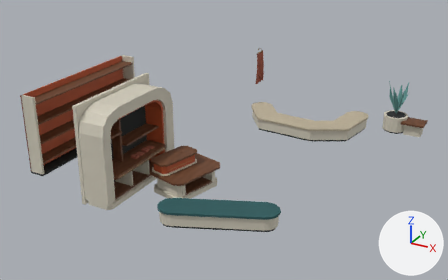
What one commit did to the glTF model external_packages/shopping_promenade_20261009/exports/SHOP_D09_S72_A366__fitout.glb.
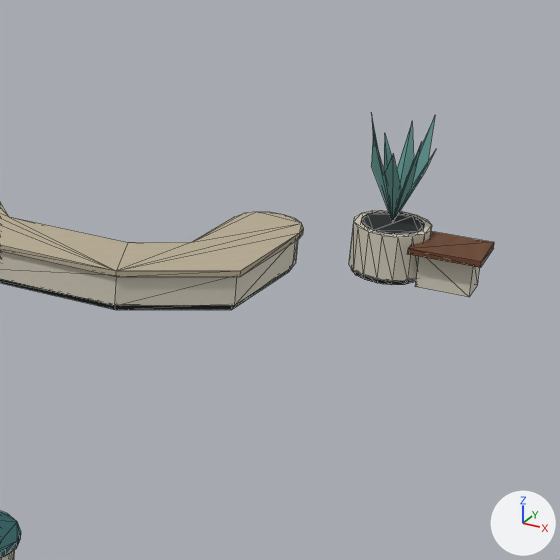
Old and new are each drawn whole from a 50 mm lens placed at (8.51, -16.81, 8.87), pointed at (-0.48, -0.46, 0.69) and again close up on the part from 61% to 100% of the width and 16% to 78% of the height. Lighting does not change. The marker at lower right points along +X, +Y and +Z. The last two pictures show the newer version. The close-ups show mesh edges as thin lines. Vertices at exactly the same position are counted once.

The first close-up shows 'SHOP_D09_S72_A366__fitout__dark_rubber', 'SHOP_D09_S72_A366__fitout__ivory_enamel', 'SHOP_D09_S72_A366__fitout__oatmeal_weave', 'SHOP_D09_S72_A366__fitout__quiet_teal', 'SHOP_D09_S72_A366__fitout__teal_weave', 'SHOP_D09_S72_A366__fitout__warm_walnut'.
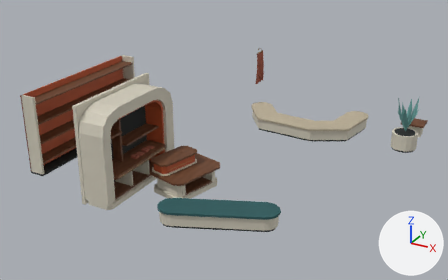
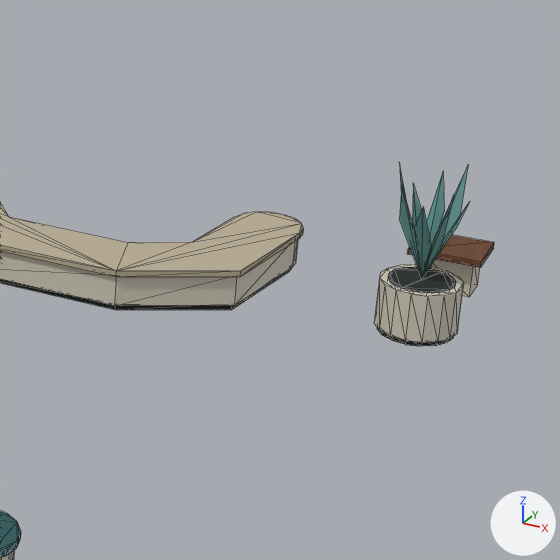
Diff of the bpy script that builds the scene:
```diff
--- a/external_packages/shopping_promenade_20261009/exports/SHOP_D09_S72_A366__fitout.glb.py
+++ b/external_packages/shopping_promenade_20261009/exports/SHOP_D09_S72_A366__fitout.glb.py
@@ me_shop_d09_s72_a366__fitout__dark_rubber @@
 # used by ob_shop_d09_s72_a366__fitout__dark_rubber; location = (0.0, 0.0, 0.0)
-me_shop_d09_s72_a366__fitout__dark_rubber.from_pydata(...)  # 272 vertices, 488 faces; spans x -5.35..4.2, y -5.0..5.2, z 0.0..2.49
+me_shop_d09_s72_a366__fitout__dark_rubber.from_pydata(...)  # 272 vertices, 488 faces; spans x -5.35..4.9, y -5.0..4.62, z 0.0..2.49
+# me_shop_d09_s72_a366__fitout__dark_rubber part 1: the loose piece of 32 vertices spanning x 3.4..4.2, y 4.4..5.2, z 0.0..0.06 is moved by (0.7, -1.5, 0.0)
+# me_shop_d09_s72_a366__fitout__dark_rubber part 2: the loose piece of 32 vertices spanning x 3.45..4.15, y 4.45..5.15, z 0.56..0.6 is moved by (0.7, -1.5, 0.0)
 me_shop_d09_s72_a366__fitout__dark_rubber.materials.append(mat_astraea_dark_rubber)
@@ me_shop_d09_s72_a366__fitout__ivory_enamel @@
 # used by ob_shop_d09_s72_a366__fitout__ivory_enamel; location = (0.0, 0.0, 0.0)
-me_shop_d09_s72_a366__fitout__ivory_enamel.from_pydata(...)  # 348 vertices, 654 faces; spans x -5.35..4.8, y -5.05..5.24, z 0.0..3.0
+me_shop_d09_s72_a366__fitout__ivory_enamel.from_pydata(...)  # 348 vertices, 654 faces; spans x -5.35..4.93, y -5.05..4.9, z 0.0..3.0
+# me_shop_d09_s72_a366__fitout__ivory_enamel part 3: the loose piece of 32 vertices spanning x 3.37..4.24, y 4.36..5.24, z 0.06..0.59 is moved by (0.7, -1.5, 0.0)
 me_shop_d09_s72_a366__fitout__ivory_enamel.materials.append(mat_astraea_ivory_enamel)
@@ me_shop_d09_s72_a366__fitout__quiet_teal @@
 # used by ob_shop_d09_s72_a366__fitout__quiet_teal; location = (0.0, 0.0, 0.0)
-me_shop_d09_s72_a366__fitout__quiet_teal.from_pydata(...)  # 25 vertices, 16 faces; spans x 3.42..4.18, y 4.42..5.18, z 0.6..1.85
+me_shop_d09_s72_a366__fitout__quiet_teal.from_pydata(...)  # 25 vertices, 16 faces; spans x 4.12..4.88, y 2.92..3.68, z 0.6..1.85
+# me_shop_d09_s72_a366__fitout__quiet_teal part 4: the whole mesh is moved by (0.7, -1.5, 0.0)
 me_shop_d09_s72_a366__fitout__quiet_teal.materials.append(mat_quiet_teal)
```

Location of each change, (x1, y1, x2, y2) in pixels of the close-ups (560 x 560 px; the box of a moved part takes in the faces that stretch with it):
'SHOP_D09_S72_A366__fitout__ivory_enamel', reshaped
    before: (0, 210, 480, 560)
    after: (0, 240, 480, 560)
'SHOP_D09_S72_A366__fitout__quiet_teal', moved
    before: (371, 114, 436, 222)
    after: (399, 163, 470, 278)
'SHOP_D09_S72_A366__fitout__dark_rubber', reshaped
    before: (0, 212, 424, 310)
    after: (0, 267, 456, 346)
part 1 of me_shop_d09_s72_a366__fitout__dark_rubber, moved or reshaped
    before: (351, 268, 416, 285)
    after: (377, 328, 453, 346)
part 2 of me_shop_d09_s72_a366__fitout__dark_rubber, moved or reshaped
    before: (361, 212, 424, 235)
    after: (388, 267, 456, 293)
part 3 of me_shop_d09_s72_a366__fitout__ivory_enamel, moved or reshaped
    before: (349, 210, 432, 281)
    after: (375, 264, 464, 343)
